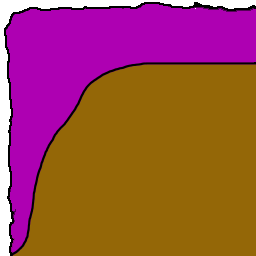
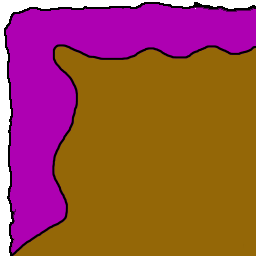
The second 256px x 256px image is a revision of the first. Changes to its layers:
renamed "3" to "Layer 1", hid it, painted on it over box(12, 44, 256, 256)
painted on "NDR Down" over box(12, 44, 256, 256)
